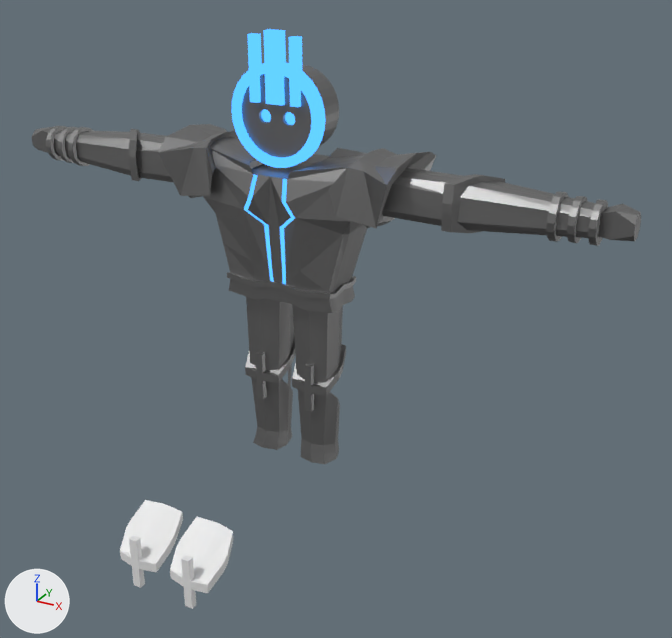
Renders of the Blender file Assets/Models/Actors/KOLOSS.blend from each side of a commit.
Both versions are drawn from a 50 mm camera at (4.35, -7.07, 5.06) aimed at (0.74, -0.5, 1.78). Arrows for +X, +Y and +Z are at lower left; the lights stay in place.

The first picture shows 'Arms', 'Belt', 'Face', 'Hands', 'Head', 'Joint', 'Legs', 'Pauldrons', 'Torso'.
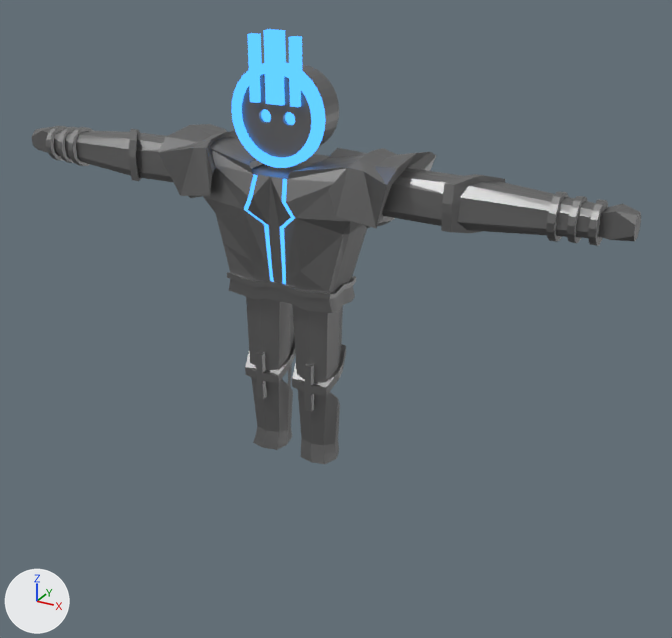
Where the newer file only moved an object's origin or applied its transform, the numbers keep the older frame.

Where the change shows, as pixel boxes (x1, y1, x2, y2) in the pictures (672 x 638 px):
'Joint', hidden: before (120, 500, 233, 609)

The change in detail:
Object 'Joint' (ob_joint) moves from (0.0, 0.0, -0.75) to (0.0, 0.0, 0.15).
Object 'Joint' (ob_joint) is now hidden.
